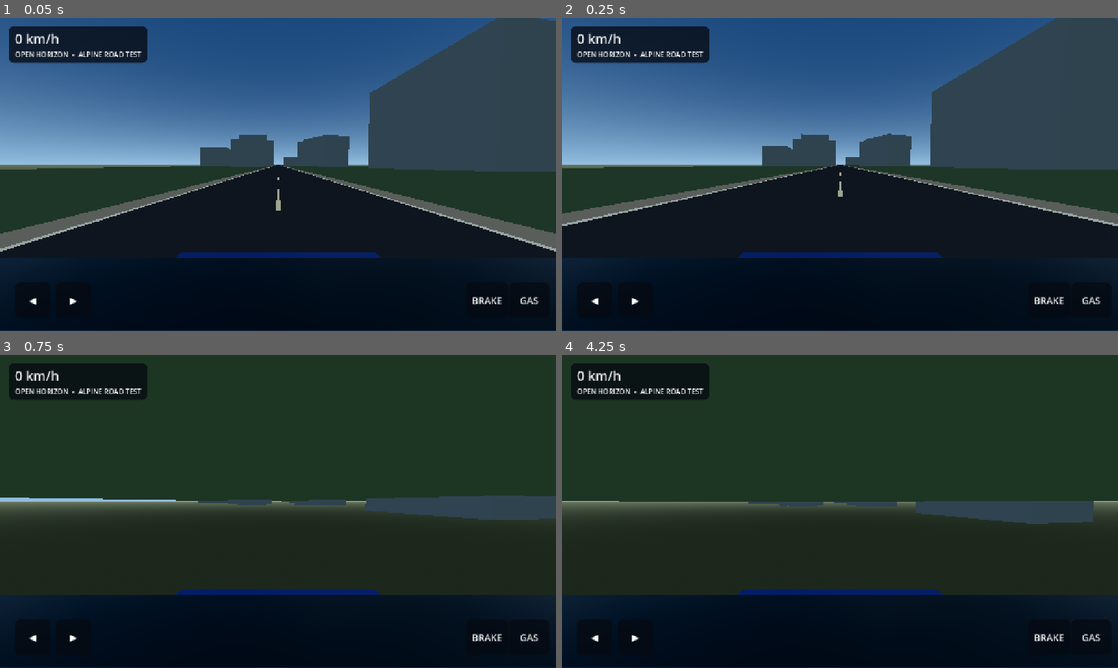
Above: before the commit, frames 1-4 (two rows, left to right).
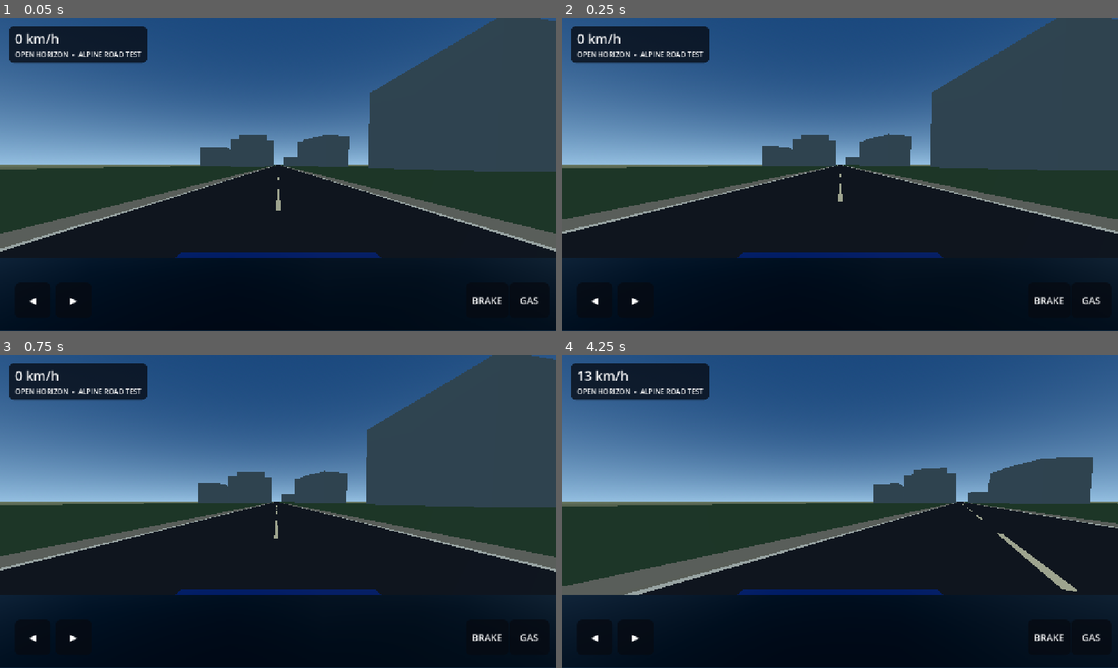
Above: after the commit, the same moments.

Repository: a89526425040-creator/forza
Game: Godot game, scene res://main.tscn
The game is run twice, just before and just after one commit, with the same random seed, the same clock (stepped at 60 frames per second) and the same inputs.
Inputs:
- Up to frame 1 (0.05 s): no input
- Up to frame 2 (0.25 s): no input
- Up to frame 3 (0.75 s): hold D (steer_right) from 0.53 s (still down)
- Up to frame 4 (4.25 s): release D (steer_right) at 1.28 s; hold S (brake) 1.28-2.03 s; hold D (steer_right) 2.03-2.78 s; hold W (accelerate) 2.78-3.53 s; hold A (steer_left) from 3.53 s (still down)

Frame 1 is identical in both runs. In frame 2, 2.8% of the frame differs, in the area x 0-100%, y 0-69%; in frame 3, 48%; in frame 4, 51%, in the area x 0-100%, y 0-77%.

Commit message:
Add vehicle collision for stable driving

Diff:
--- a/main.gd
+++ b/main.gd
@@ -80,6 +80,12 @@
     car.name = "BMW_M4_Blockout"
     car.position = Vector3(0, 0.65, -8)
     add_child(car)
+    var car_collision := CollisionShape3D.new()
+    var car_shape := BoxShape3D.new()
+    car_shape.size = Vector3(1.85, 0.85, 3.9)
+    car_collision.shape = car_shape
+    car_collision.position = Vector3(0, 0.18, 0)
+    car.add_child(car_collision)
     _car_box("Body", Vector3(0, 0.15, 0), Vector3(2.05, 0.55, 4.35), Color(0.04, 0.20, 0.62))
     _car_box("Cabin", Vector3(0, 0.72, 0.25), Vector3(1.62, 0.72, 1.95), Color(0.035, 0.07, 0.10))
     _car_box("Hood", Vector3(0, 0.40, -1.35), Vector3(1.9, 0.16, 1.15), Color(0.05, 0.24, 0.72))
